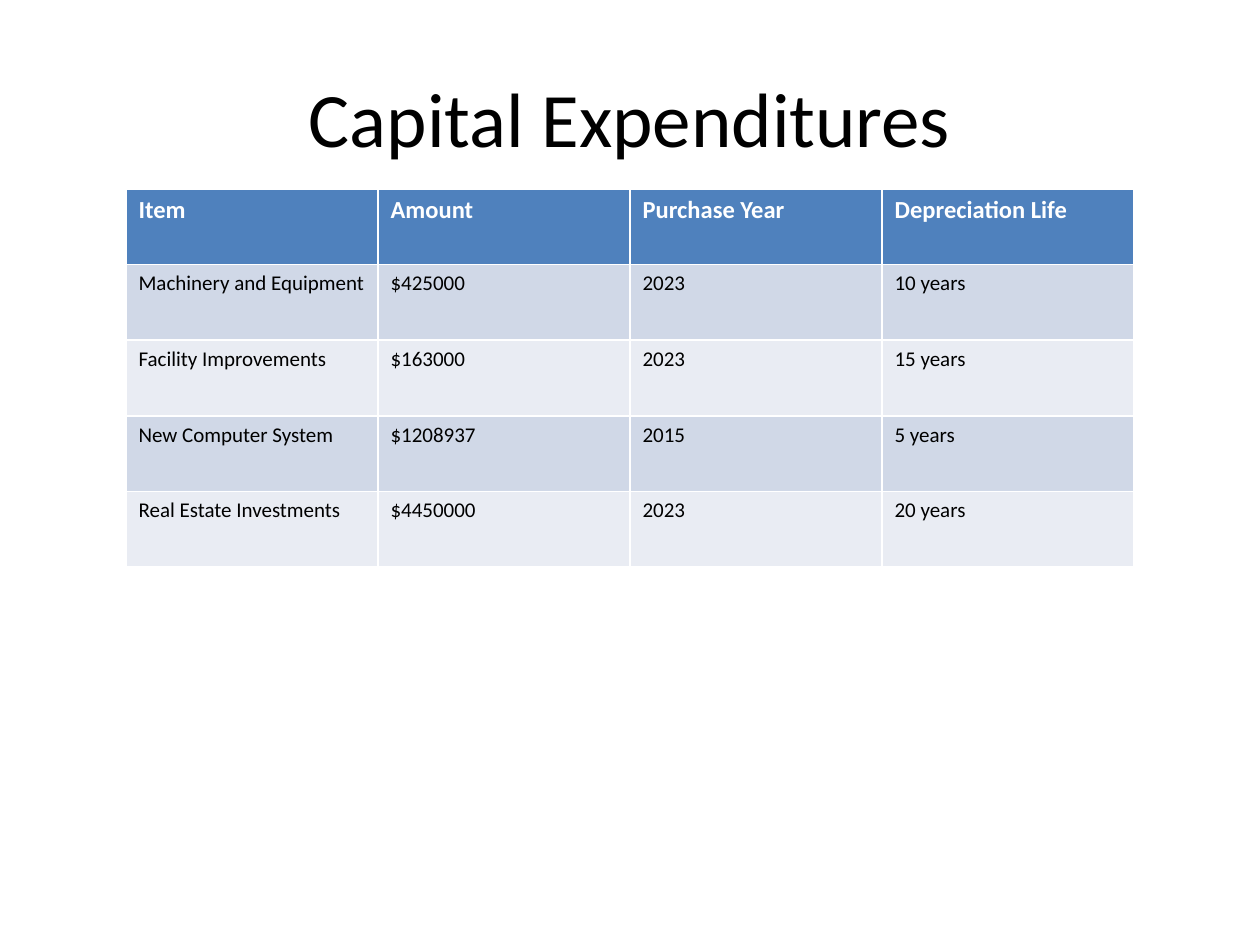
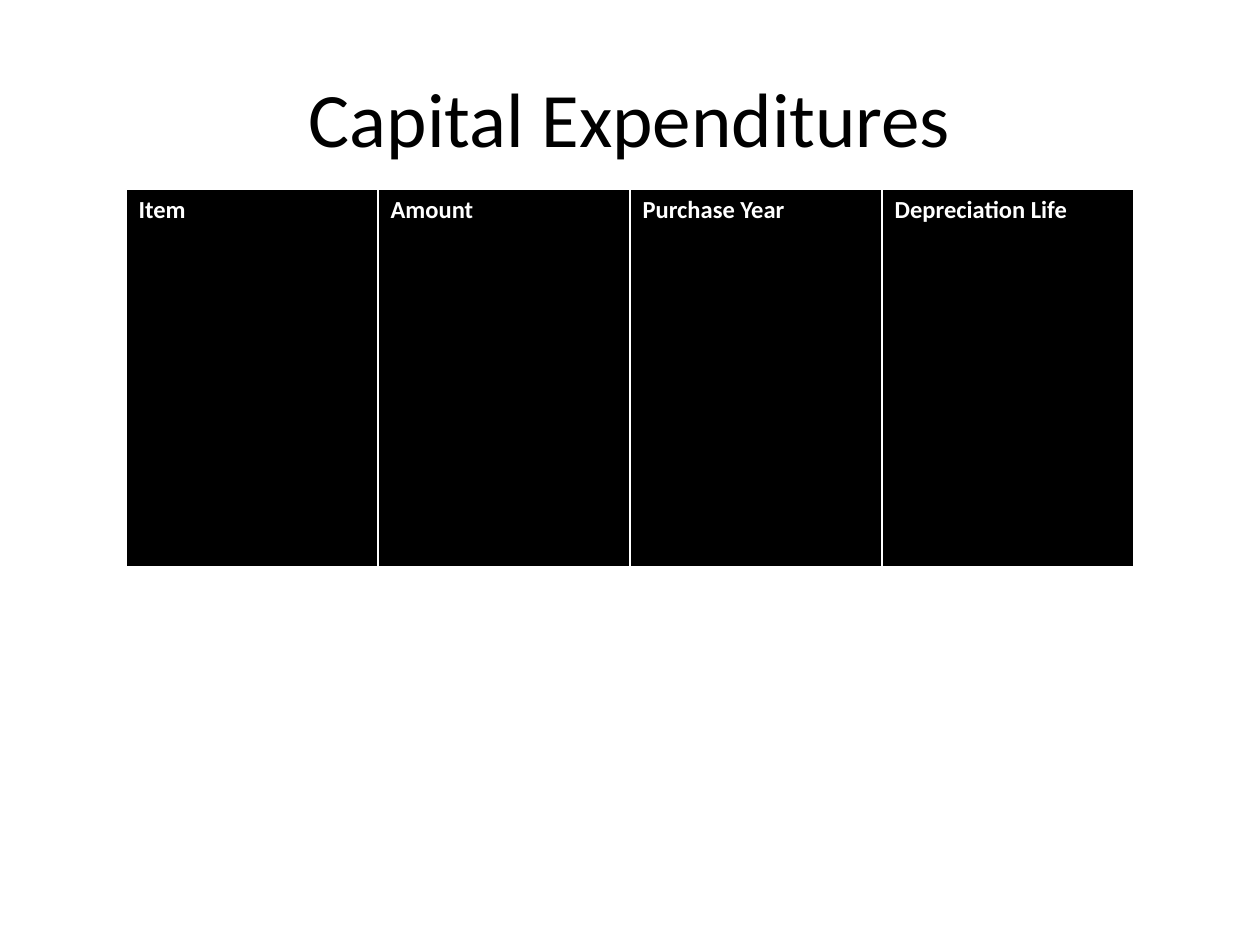
Before and after one commit to mikegustafsonchicago/AutoFinModel, a slide deck: slide 6 of outputs/output_ppt.pptx. Drawn at 1260x945 pixels with LibreOffice and Linux fonts; fonts in the diff are those of the drawing. Boxes give left, top, right and bottom in pixels: in the first picture for what was removed or moved away, otherwise in the second. Text is boxed around its words. In the diff, an @@ line names an element or a change of style, - is before the commit and + after.

```diff
--- a/outputs/output_ppt.pptx
+++ b/outputs/output_ppt.pptx
@@ table at bbox=[126, 189, 1134, 567] @@
-row 2: Machinery and Equipment | $425000 | 2023 | 10 years
-row 3: Facility Improvements | $163000 | 2023 | 15 years
-row 4: New Computer System | $1208937 | 2015 | 5 years
-row 5: Real Estate Investments | $4450000 | 2023 | 20 years
```
Also in this commit, not shown: 4 other slides changed, 1 slide added, 21 other files.
